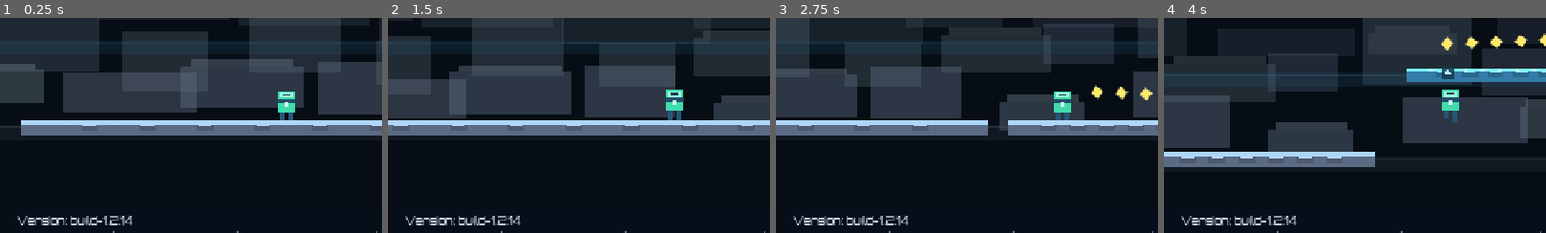
Above: before the commit, frames 1-4 (left to right).
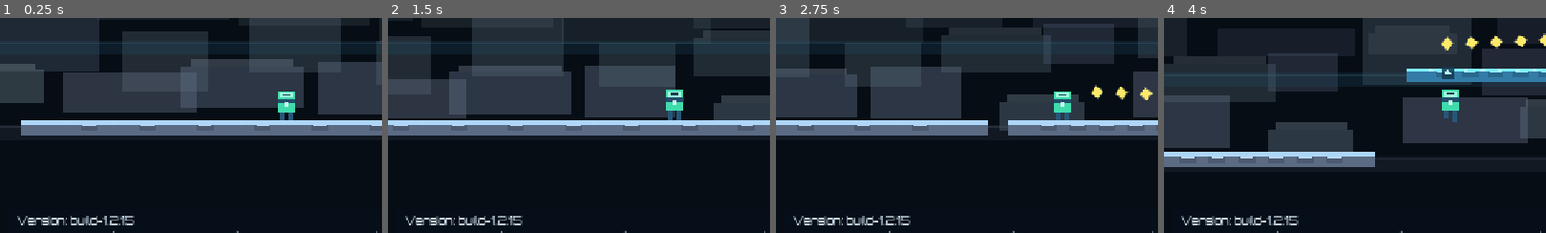
Above: after the commit, the same moments.

Repository: DKE-DEV-33/Endless-Runner-Redux
Game: Godot game, scene res://scenes/Main.tscn
Two runs of this game, one before a commit and one after it. Both use one fixed random seed, a clock stepped at 60 frames per second and the inputs below.
Inputs:
- Up to frame 1 (0.25 s): no input
- Up to frame 2 (1.5 s): tap Enter at 0.5 s; hold Right (ui_right) from 0.53 s (still down); tap Space (jump) at 0.77 s
- Up to frame 3 (2.75 s): tap Space (jump) at 1.52 s; release Right (ui_right) at 2.03 s; hold Left (ui_left) from 2.03 s (still down)
- Up to frame 4 (4 s): release Left (ui_left) at 2.78 s; hold Right (ui_right) from 2.78 s (still down); tap Space (jump) at 3.02, 3.77 s
The pictures show only the part of the screen within x 0-50%, y 46-96%; the shares and areas given below are measured in that part.

The runs differ from the first frame. In frame 1, less than 0.1% of the frame differs, in the area x 32-36%, y 92-97%; in frame 2, less than 0.1%; in frame 3, less than 0.1%; in frame 4, less than 0.1%.

Commit message:
Fix deferred run-end transition and rebalance hazard rhythm by segment cadence

Diff:
--- a/scenes/Main.tscn
+++ b/scenes/Main.tscn
@@ -141,7 +141,7 @@
 offset_top = 662.0
 offset_right = 500.0
 offset_bottom = 690.0
-text = "Version: build-1.2.14"
+text = "Version: build-1.2.15"
 label_settings = SubResource("3")
 
 [node name="PauseLayer" type="CanvasLayer" parent="."]
--- a/scripts/main.gd
+++ b/scripts/main.gd
@@ -1,5 +1,5 @@
 extends Node2D
-const BUILD_VERSION: String = "build-1.2.14"
+const BUILD_VERSION: String = "build-1.2.15"
 
 const PLATFORM_THICKNESS: float = 24.0
 const PLAYER_AHEAD_SPAWN: float = 1650.0
@@ -45,6 +45,9 @@
 const DROP_THROUGH_PITY_SEGMENTS: int = 6
 const BRANCH_DROP_THROUGH_CHANCE_MID: float = 0.22
 const BRANCH_DROP_THROUGH_CHANCE_TOP: float = 0.30
+const HAZARD_SEGMENT_BASE_CHANCE: float = 0.56
+const HAZARD_SEGMENT_COOLDOWN_CHANCE: float = 0.18
+const HAZARD_SEGMENT_PITY_COUNT: int = 3
 const LANE_GUIDE_LENGTH: float = 5600.0
 const LANE_GUIDE_AHEAD: float = 1900.0
 const LANE_GUIDE_BEHIND: float = 700.0
@@ -63,6 +66,11 @@
 	{"name": "Foundry Rim", "hazard_mult": 0.95, "coin_bonus": 1},
 	{"name": "Rift Span", "hazard_mult": 1.18, "coin_bonus": 0},
 	{"name": "Ember Vault", "hazard_mult": 1.06, "coin_bonus": 2},
+]
+const BIOME_MUSIC_PATHS: Array[String] = [
+	"res://assets/audio/foundry_rim.ogg",
+	"res://assets/audio/rift_span.ogg",
+	"res://assets/audio/ember_vault.ogg",
 ]
 
 @onready var player = $Player
@@ -104,6 +112,7 @@
 var current_section: int = 0
 var current_biome_index: int = 0
 var hazard_hit_cooldown: float = 0.0
+var segments_since_hazard_spawn: int = 2
 var danger_routes_since_health: int = 0
 var routes_since_speed_pickup: int = 0
 var run_mode: String = "standard"
@@ -111,6 +120,8 @@
 var sfx_volume_db: float = -6.0
 var info_notice: String = ""
 var info_notice_until: float = 0.0
+var run_end_requested: bool = false
+var music_player: AudioStreamPlayer = AudioStreamPlayer.new()
 
 var rift_active: bool = false
 var rift_until: float = 0.0
@@ -142,6 +153,7 @@
 	_build_static_opening()
 	_build_lane_guides()
 	_build_parallax_layers()
+	_setup_biome_music()
 	_init_mission()
 	_prewarm_post_bootstrap_route()
 	next_rift_at = rng.randf_range(RIFT_MIN_SECONDS, RIFT_MAX_SECONDS)
@@ -249,7 +261,11 @@
 
 	_place_coins(next_spawn_x, y, segment_len, lane)
 	_maybe_place_big_coin(next_spawn_x, y, segment_len, lane)
-	_place_hazards(next_spawn_x, y, segment_len, lane)
+	var hazards_spawned: bool = _place_hazards(next_spawn_x, y, segment_len, lane)
+	if hazards_spawned:
+		segments_since_hazard_spawn = 0
+	else:
+		segments_since_hazard_spawn += 1
 	routes_since_speed_pickup += 1
 	var speed_spawned: bool = _maybe_place_speed_pickup(next_spawn_x, y, segment_len, lane)
 	if not speed_spawned and routes_since_speed_pickup >= SPEED_PICKUP_PITY_SEGMENTS and player.get_pace_level() >= 4:
@@ -531,13 +547,21 @@
 	big_coins.append(big_coin)
 	add_child(big_coin)
 
-func _place_hazards(x: float, y: float, width: float, lane: int) -> void:
+func _place_hazards(x: float, y: float, width: float, lane: int) -> bool:
 	if lane > 2:
-		return
+		return false
 	var hazard_mult: float = float(_current_biome().get("hazard_mult", 1.0))
 	var skip_chance: float = clampf(0.5 / hazard_mult, 0.18, 0.72)
 	if width < 260.0 and rng.randf() < skip_chance:
-		return
+		return false
+
+	var segment_hazard_chance: float = clampf(HAZARD_SEGMENT_BASE_CHANCE * hazard_mult, 0.22, 0.80)
+	if segments_since_hazard_spawn <= 0:
+		segment_hazard_chance = HAZARD_SEGMENT_COOLDOWN_CHANCE
+	elif segments_since_hazard_spawn >= HAZARD_SEGMENT_PITY_COUNT:
+		segment_hazard_chance = maxf(segment_hazard_chance, 0.92)
+	if rng.randf() > segment_hazard_chance:
+		return false
 
 	var pattern_roll: float = rng.randf()
 	if rift_active:
@@ -554,6 +578,7 @@
 	if rift_active and width > 320.0 and rng.randf() < 0.45:
 		var spike_x: float = x + rng.randf_range(120.0, width - 90.0)
 		_spawn_hazard_at(Vector2(spike_x, y - (PLATFORM_THICKNESS * 0.5) - 18.0))
+	return true
 
 func _spawn_hazard_single(x: float, y: float, width: float) -> void:
 	if rng.randf() < 0.35:
@@ -1012,6 +1037,7 @@
 	var next_idx: int = section_index % BIOMES.size()
 	var changed: bool = next_idx != current_biome_index
 	current_biome_index = next_idx
+	_update_biome_music()
 	if changed and announce:
 		_set_info_notice("Entering %s" % _current_biome().get("name", "Sky-Forge"), 3.0)
 
@@ -1019,6 +1045,29 @@
 	if BIOMES.is_empty():
 		return {"name": "Sky-Forge", "hazard_mult": 1.0, "coin_bonus": 0}
 	return BIOMES[current_biome_index]
+
+func _setup_biome_music() -> void:
+	music_player.name = "BiomeMusic"
+	music_player.bus = "Master"
+	music_player.volume_db = -14.0
+	add_child(music_player)
+	_update_biome_music()
+
+func _update_biome_music() -> void:
+	if current_biome_index < 0 or current_biome_index >= BIOME_MUSIC_PATHS.size():
+		return
+	var path: String = BIOME_MUSIC_PATHS[current_biome_index]
+	if not ResourceLoader.exists(path):
+		return
+	var stream: AudioStream = load(path)
+	if stream == null:
+		return
+	if stream is AudioStreamOggVorbis:
+		(stream as AudioStreamOggVorbis).loop = true
+	if music_player.stream == stream and music_player.playing:
+		return
+	music_player.stream = stream
+	music_player.play()
 
 func _apply_section_theme(section_index: int) -> void:
 	if SECTION_COLORS.is_empty():
@@ -1132,6 +1181,15 @@
 	return 1.0 + (float(player.get_pace_level()) * 0.1)
 
 func _end_run_and_return_to_menu() -> void:
+	if run_end_requested:
+		return
+	run_end_requested = true
+	if Engine.is_in_physics_frame():
+		call_deferred("_finish_end_run")
+		return
+	_finish_end_run()
+
+func _finish_end_run() -> void:
 	var run_score: int = _current_score()
 	var best_score: int = _load_best_score()
 	var is_new_best: bool = run_score > best_score
